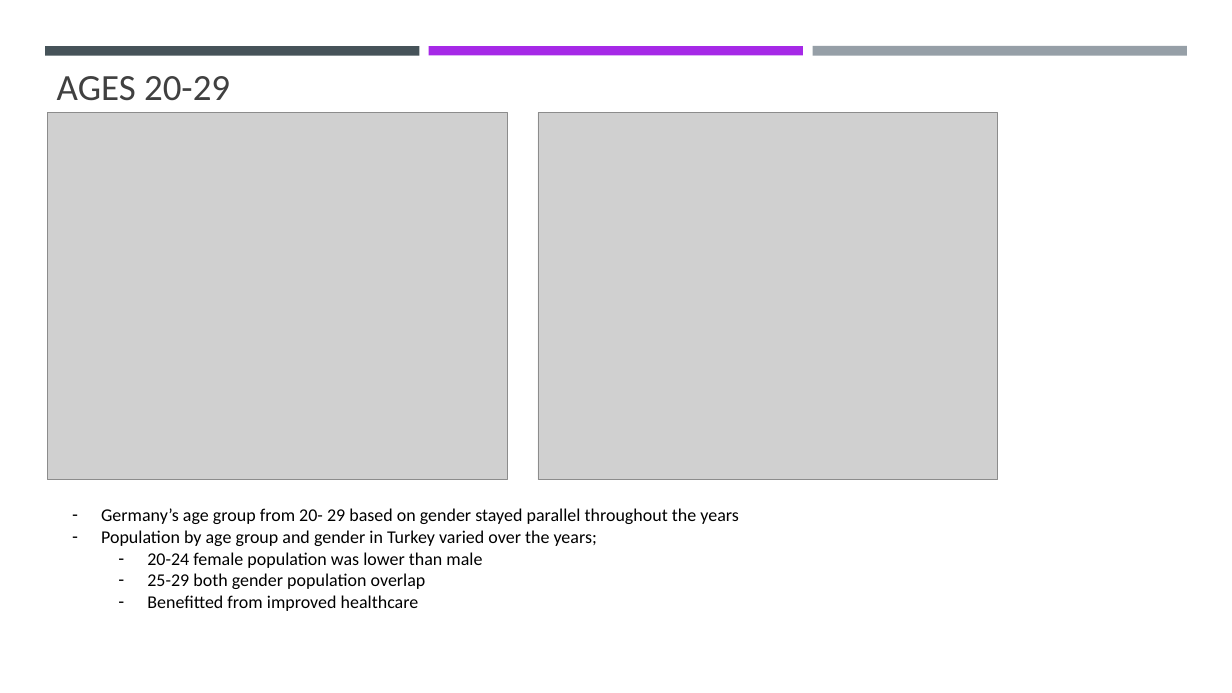
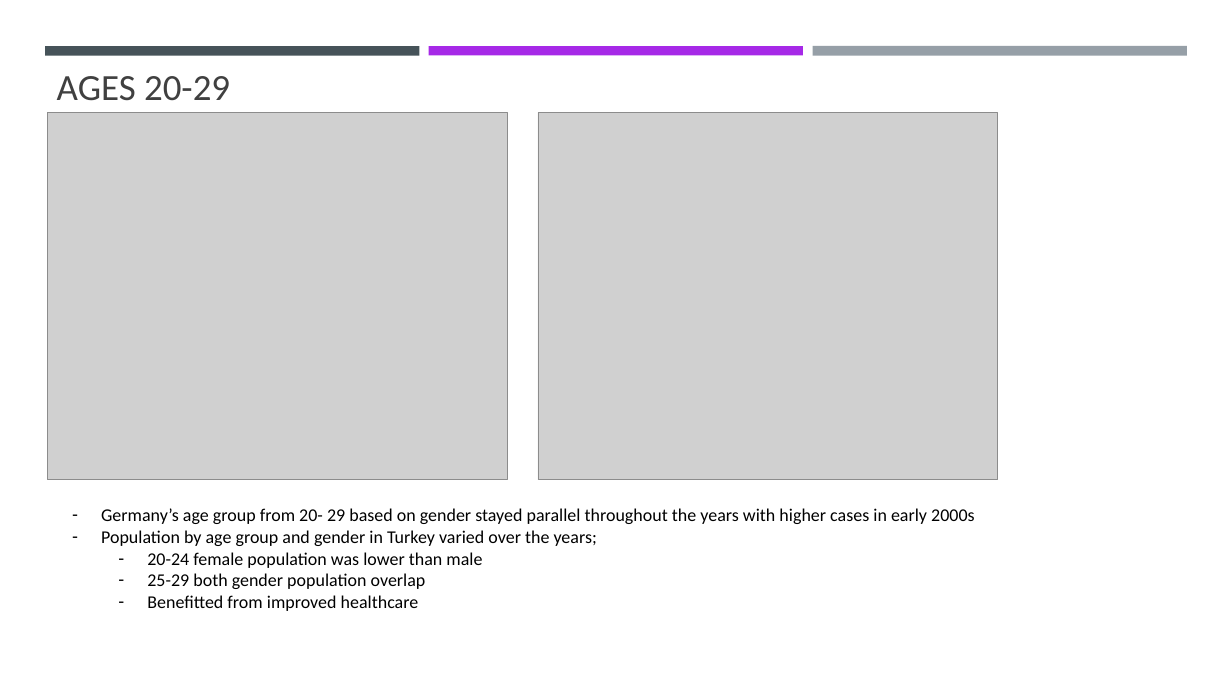
Before and after one commit to sandyseals12/Group_1_Project_1, a slide deck: slide 7 of Group_1_Final_slide_deck.pptx. Drawn at 1232x693 pixels with LibreOffice and Linux fonts; fonts in the diff are those of the drawing; grey boxes stand for pictures. Boxes give left, top, right and bottom in pixels: in the first picture for what was removed or moved away, otherwise in the second. Text is boxed around its words. In the diff, an @@ line names an element or a change of style, - is before the commit and + after.

```diff
--- a/Group_1_Final_slide_deck.pptx
+++ b/Group_1_Final_slide_deck.pptx
@@ text at [101, 508, 975, 524]: text changed @@
-– Germany’s age group from 20- 29 based on gender stayed parallel throughout the years
+– Germany’s age group from 20- 29 based on gender stayed parallel throughout the years with higher cases in early 2000s
```
Also in this commit, not shown: 2 other slides changed.
